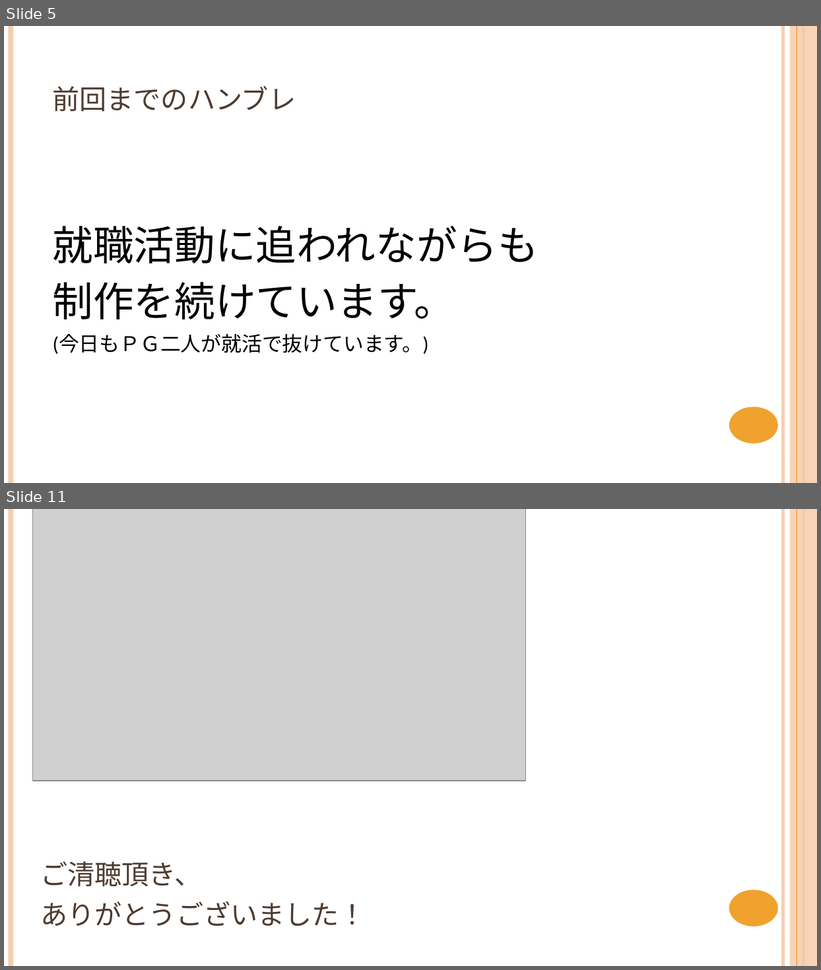
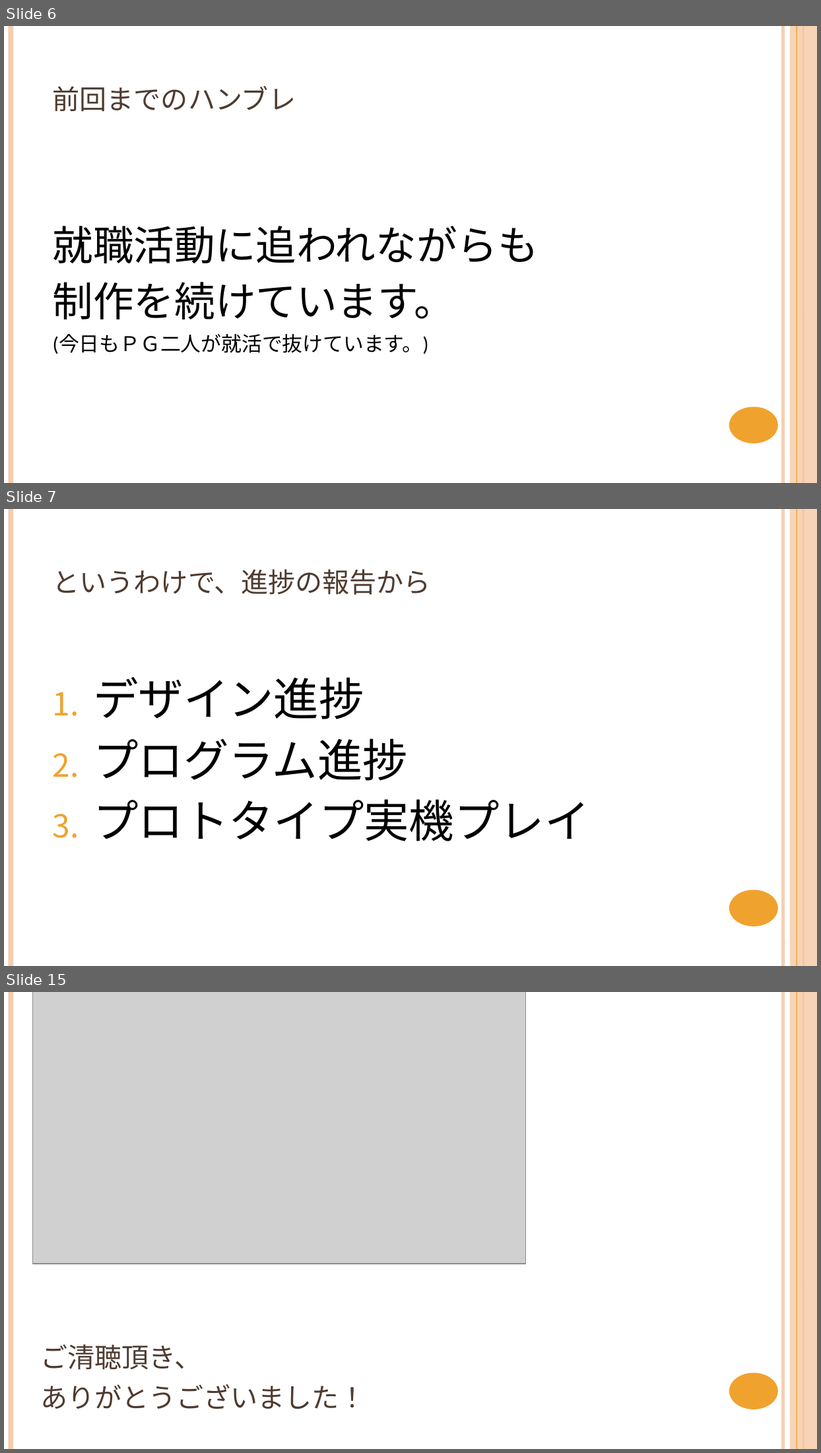
Before and after one commit to NyamLand/VSRPG, a slide deck: 仕様/プレゼンテーション/第二回発表.pptx. Shown one above the other, each under a label of ours: slides 5 and 11 before the commit, slides 6, 7 and 15 after it; the slides between them are not shown. The pictures are 821x970 and 821x1453 pixels, drawn with LibreOffice and Linux fonts; fonts in the diff are those of the drawing; grey boxes stand for pictures. Boxes give left, top, right and bottom in pixels: in the first picture for what was removed or moved away, otherwise in the second. Text is boxed around its words. In the diff, an @@ line names an element or a change of style, - is before the commit and + after.

Commit message:
プレゼン更新＆採れたてのBGMよっ！！

```diff
--- a/仕様/プレゼンテーション/第二回発表.pptx
+++ b/仕様/プレゼンテーション/第二回発表.pptx
@@ slide 7 added at [4, 509, 817, 966], background #FFFFFF; not listed: 6 template elements that a slide beside it also shows @@
@@ title added at [53, 569, 431, 595], 30 pt, text #4E3B30, small capitals @@
+というわけで、進捗の報告から
@@ text added at [93, 677, 589, 842], 40 pt, text #000000 @@
+1. デザイン進捗
+2. プログラム進捗
+3. プロトタイプ実機プレイ
@@ what was slide 5 is now slide 6 @@
@@ what was slide 11 is now slide 15 @@
```
Also in this commit, not shown: 6 slides changed, 3 other slides added, 3 other files.
